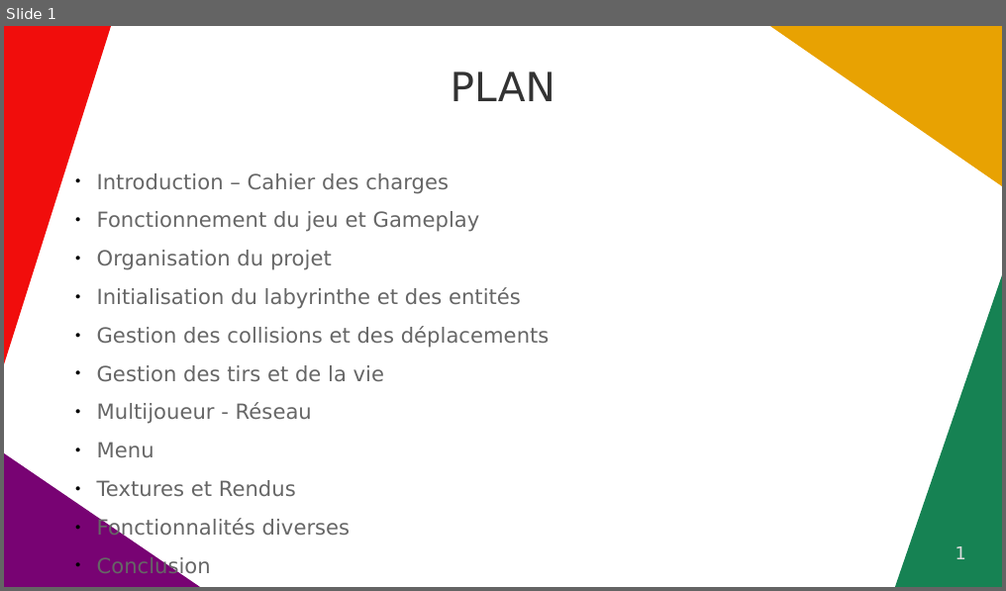
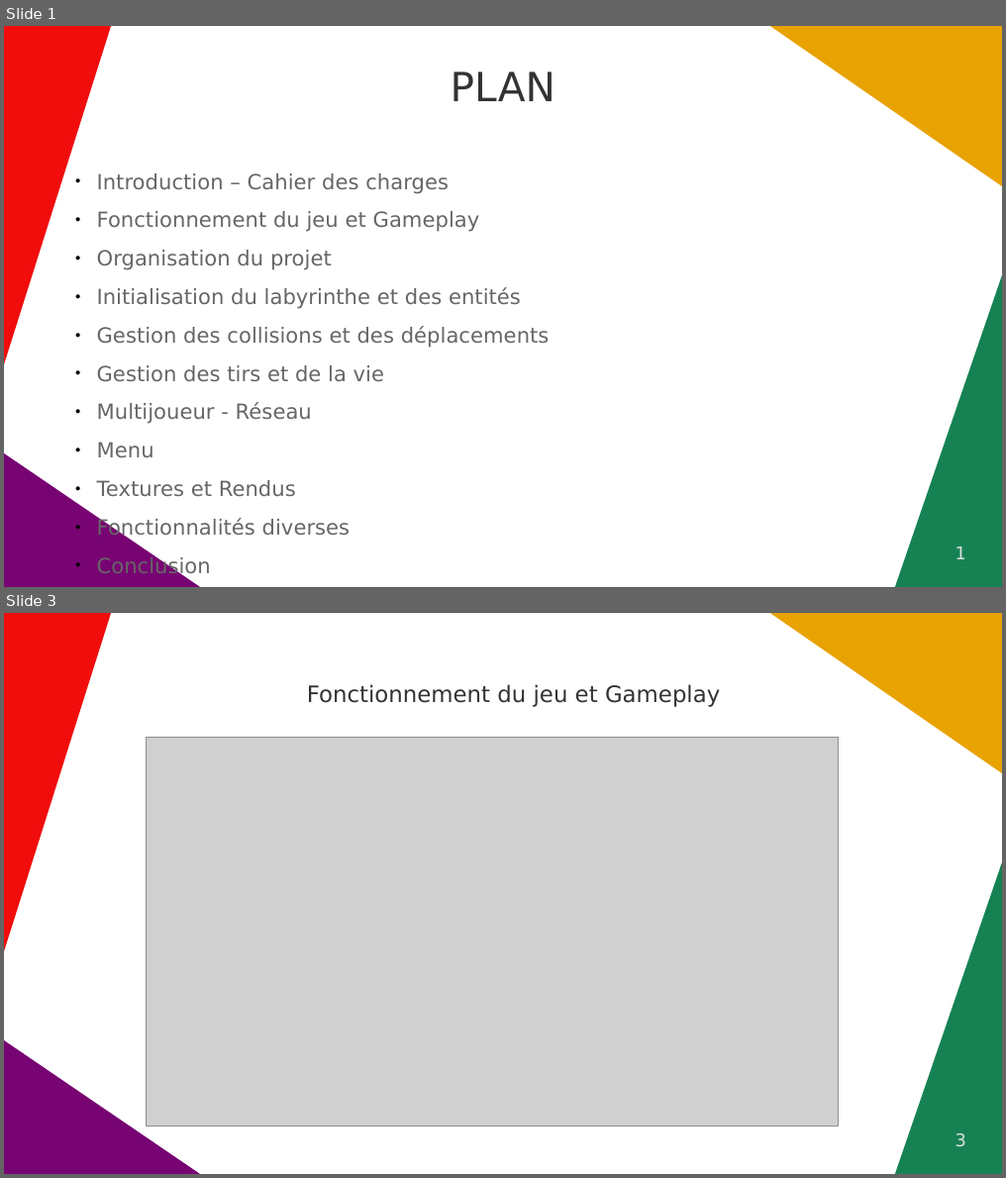
Before and after one commit to StrawPlume/MAZE-SHOOTER, a slide deck: rapport/diapo.odp. Shown one above the other, each under a label of ours: slide 1 before the commit, slides 1 and 3 after it; the slides between them are not shown. The pictures are 1006x591 and 1006x1178 pixels, drawn with LibreOffice and Linux fonts; fonts in the diff are those of the drawing; grey boxes stand for pictures. Boxes give left, top, right and bottom in pixels: in the first picture for what was removed or moved away, otherwise in the second. Text is boxed around its words. In the diff, an @@ line names an element or a change of style, - is before the commit and + after.

```diff
--- a/rapport/diapo.odp
+++ b/rapport/diapo.odp
@@ slide 3 added at [4, 613, 1002, 1174], background #FFFFFF; not listed: 4 template elements that a slide beside it also shows @@
@@ title added at [307, 684, 720, 707], 18 pt, text #333333 @@
+Fonctionnement du jeu et Gameplay
@@ picture added at [147, 738, 838, 1128] @@
@@ page number added at [955, 1134, 966, 1148], 14 pt, text #DDDDDD @@
+3
```
Also in this commit, not shown: 10 other slides added.
